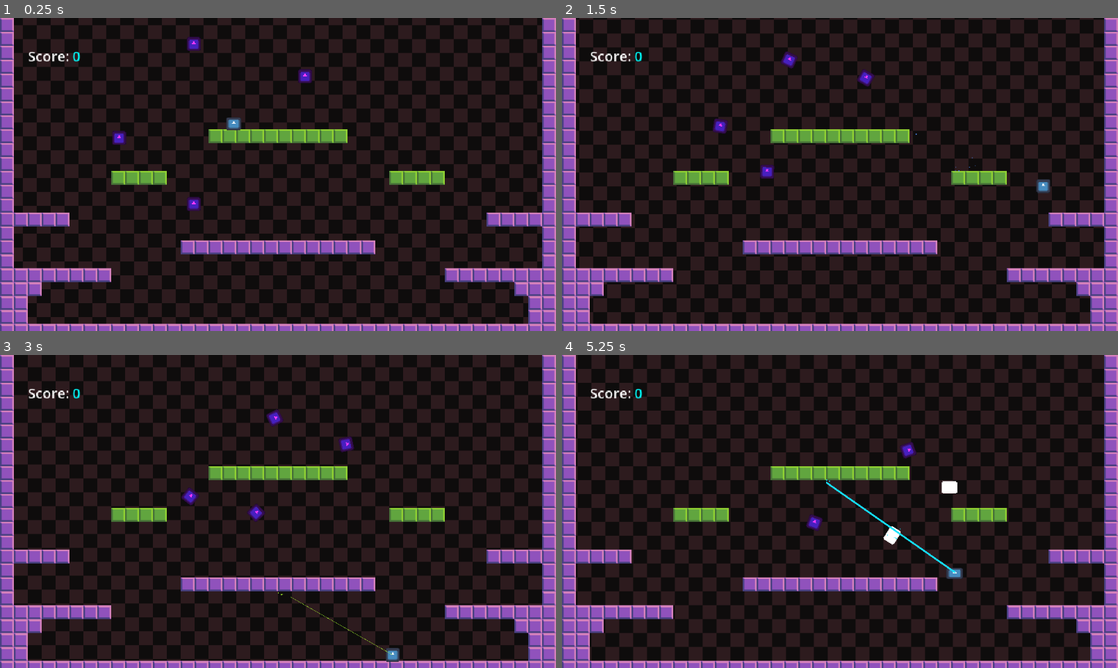
Above: before the commit, frames 1-4 (two rows, left to right).
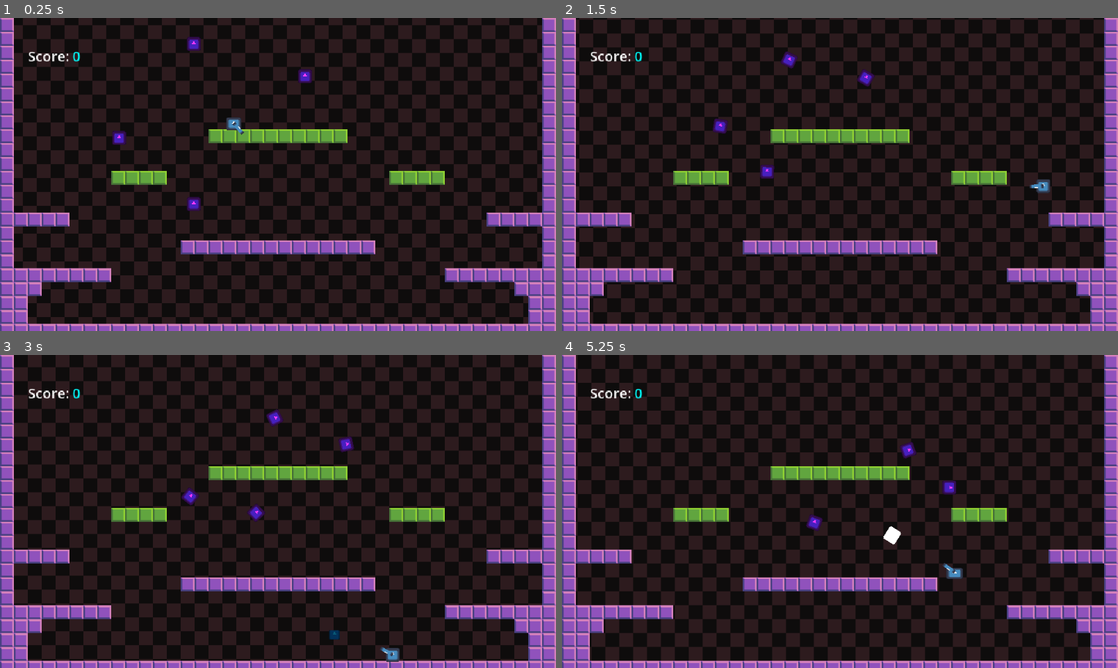
Above: after the commit, the same moments.

Repository: Renan-G-projec/Obstorm
Game: Godot game, scene res://main.tscn
The game is run twice, just before and just after one commit, with the same random seed, the same clock (stepped at 60 frames per second) and the same inputs. The engine's default icon, where the game draws it, is replaced by a stand-in: a white triangle on a blue panel in a dark square.
Inputs (mouse positions are in pixels of both pictures, inside the frame that each line leads up to):
- Up to frame 1 (0.25 s): no input
- Up to frame 2 (1.5 s): tap Enter (ui_accept) at 0.5, 0.77 s; move the mouse to (962, 158) at 0.52 s; press the mouse at (962, 158) at 0.53 s; hold Right (ui_right) from 0.53 s (still down); move the mouse to (728, 190) at 1.27 s; release the mouse at (728, 190) at 1.28 s; tap Alt at 1.35 s
- Up to frame 3 (3 s): tap Enter (ui_accept) at 1.52 s; move the mouse to (333, 442) at 2.02 s; release Right (ui_right) at 2.03 s; hold Left (ui_left) 2.03-2.78 s; tap Shift at 2.1 s; move the mouse to (250, 574) at 2.77 s; hold Right (ui_right) from 2.78 s (still down); click (250, 574) at 2.85 s
- Up to frame 4 (5.25 s): tap Enter (ui_accept) at 3.02, 3.77, 4.52 s; move the mouse to (1006, 558) at 3.52 s; tap Alt at 3.6 s; move the mouse to (673, 464) at 4.27 s; release Right (ui_right) at 4.28 s; hold Left (ui_left) 4.28-5.03 s; tap Shift at 4.35 s; move the mouse to (867, 511) at 5.02 s; press the mouse at (867, 511) at 5.03 s; hold Right (ui_right) from 5.03 s (still down)

The runs differ from the first frame. In frame 1, less than 0.1% of the frame differs, in the area x 41-44%, y 33-38%; in frame 2, less than 0.1%; in frame 3, 0.1%; in frame 4, 0.4%, in the area x 47-72%, y 39-70%.

Commit message:
feat: Basic eletric projectile added! AMDG

Diff:
--- a/enemies/enemy_base.gd
+++ b/enemies/enemy_base.gd
@@ -69,7 +69,7 @@
 	if !nearest_enemy: return ret
 	ret.append(nearest_enemy)
 
-	for enemy_index in range(1, chain_length):
+	for enemy_index in range(2, chain_length):
 		enemy_search_radius *= radius_reduce_factor
 
 		nearest_enemy = nearest_enemy._find_nearest_enemy(enemy_search_radius, ret)
--- a/player/player.tscn
+++ b/player/player.tscn
@@ -4,7 +4,7 @@
 [ext_resource type="Texture2D" uid="uid://blk4sxfpnewp3" path="res://icon.svg" id="1_oul6g"]
 [ext_resource type="Script" uid="uid://7b0khjxwewyg" path="res://player/weapon_container.gd" id="3_qjkh3"]
 [ext_resource type="Script" uid="uid://dlu56txne0a1t" path="res://components/feel_component.gd" id="3_yw30f"]
-[ext_resource type="PackedScene" uid="uid://dterwxe4jk6mv" path="res://weapons/laser/laser.tscn" id="4_g6k8r"]
+[ext_resource type="PackedScene" uid="uid://b5cbdklyug8av" path="res://weapons/magic_wand/magic_wand.tscn" id="5_boad6"]
 [ext_resource type="Script" uid="uid://di06m40oyhjyo" path="res://components/health_component.gd" id="6_g6k8r"]
 
 [sub_resource type="SpriteFrames" id="SpriteFrames_ocxxs"]
@@ -36,7 +36,8 @@
 [node name="WeaponContainer" type="Node2D" parent="." unique_id=584198870]
 script = ExtResource("3_qjkh3")
 
-[node name="Laser" parent="WeaponContainer" unique_id=272144942 instance=ExtResource("4_g6k8r")]
+[node name="MagicWand" parent="WeaponContainer" unique_id=47916352 instance=ExtResource("5_boad6")]
+projectile_type = 2
 
 [node name="FeelComponent" type="Node" parent="." unique_id=908566478 node_paths=PackedStringArray("sprite")]
 script = ExtResource("3_yw30f")
--- a/weapons/magic_wand/magic_wand_projectile.gd
+++ b/weapons/magic_wand/magic_wand_projectile.gd
@@ -19,7 +19,10 @@
 	Type.ELETRIC: {
 		"modulate": Color(0.031, 0.353, 0.467, 1.0),
 		"damage": 12.0,
-		"paralisys_chance": 0.25
+		"chain_damage": 6.0,
+		"paralisys_chance": 0.25,
+		"max_chain_length": 3,
+		"chain_search_radius": 64
 	}
 }
 
@@ -78,6 +81,26 @@
 			if burning_component:
 				burning_component.apply_burning(time)
 
+		Type.ELETRIC:
+			var enemy_chain_length: int = type_data[type].max_chain_length
+			var enemy_search_radius: float = type_data[type].chain_search_radius
+			var damage: float = type_data[type].damage
+			var chain_damage: float = type_data[type].chain_damage
+
+			var enemies: Array[EnemyBase] = enemy.get_chain(enemy_search_radius, 0.0, enemy_chain_length)
+
+			var first_enemy: EnemyBase = enemies.pop_front()
+			var health_component: HealthComponent = first_enemy.get_node_or_null("HealthComponent") as HealthComponent
+
+			if health_component:
+				health_component.take_damage(damage)
+
+			for enemy_on_chain in enemies:
+				var enemy_on_chain_health_component: HealthComponent = enemy_on_chain.get_node_or_null("HealthComponent") as HealthComponent
+				if enemy_on_chain_health_component:
+					enemy_on_chain_health_component.take_damage(chain_damage)
+
+
 func _on_body_entered(body: Node2D) -> void:
 	if body is EnemyBase:
 		var health_component: HealthComponent = body.get_node_or_null("HealthComponent") as HealthComponent
